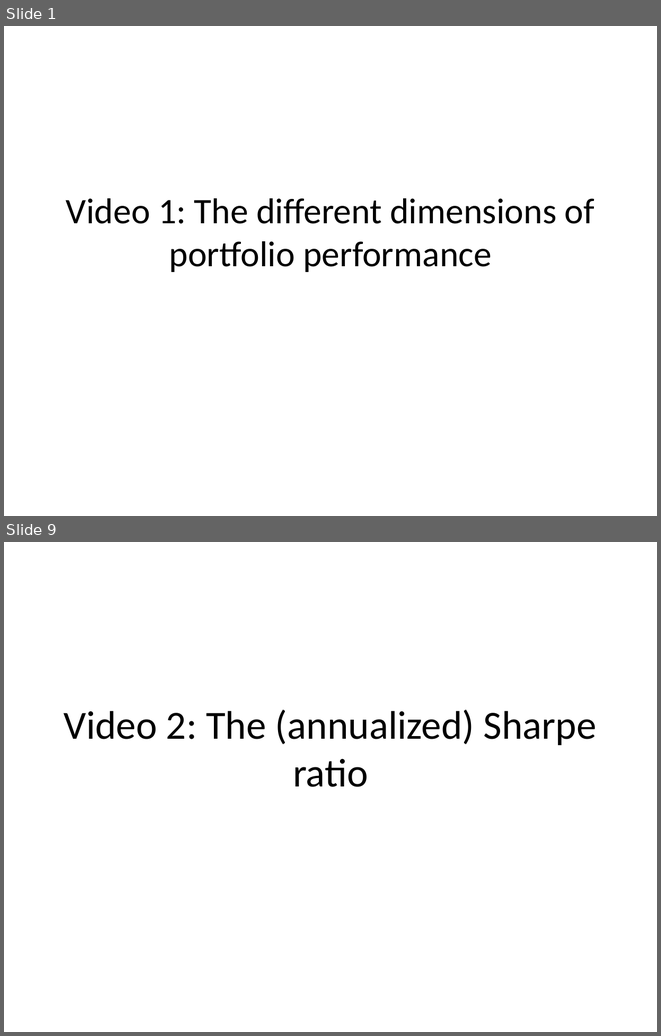
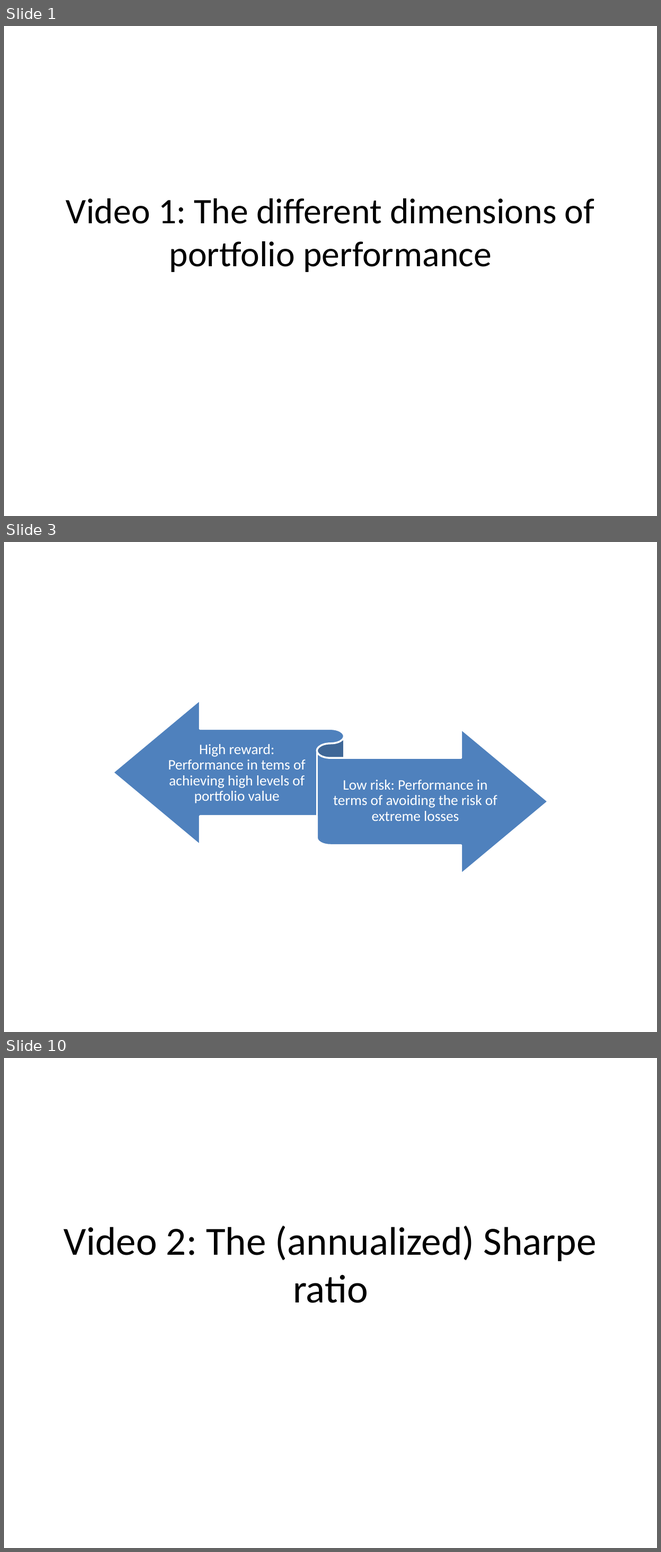
Before and after one commit to saciestudio/courses-intro-portfolio-analysis, a slide deck: scripts/Chapter2.pptx. Shown one above the other, each under a label of ours: slides 1 and 9 before the commit, slides 1, 3 and 10 after it; the slides between them are not shown. The pictures are 661x1036 and 661x1552 pixels, drawn with LibreOffice and Linux fonts; fonts in the diff are those of the drawing. Boxes give left, top, right and bottom in pixels: in the first picture for what was removed or moved away, otherwise in the second. Text is boxed around its words. In the diff, an @@ line names an element or a change of style, - is before the commit and + after.

```diff
--- a/scripts/Chapter2.pptx
+++ b/scripts/Chapter2.pptx
@@ slide 3 added at [4,542,657,1032], background #FFFFFF @@
@@ left right ribbon added at [113,700,548,874], fill #4F81BD, outline #FFFFFF 2 pt @@
@@ text added at [168,744,306,803], 16 pt, text #FFFFFF @@
+High reward: Performance in tems of achieving high levels of portfolio value
@@ text added at [333,779,497,821], 16 pt, text #FFFFFF @@
+Low risk: Performance in terms of avoiding the risk of extreme losses
@@ what was slide 9 is now slide 10 @@
```
Also in this commit, not shown: 19 other slides added, 2 slides removed, 3 other files.
